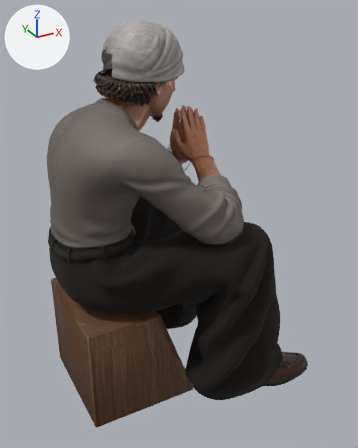
Renders of the glTF model escondite/rainn/rainn-hd.glb from each side of a commit.
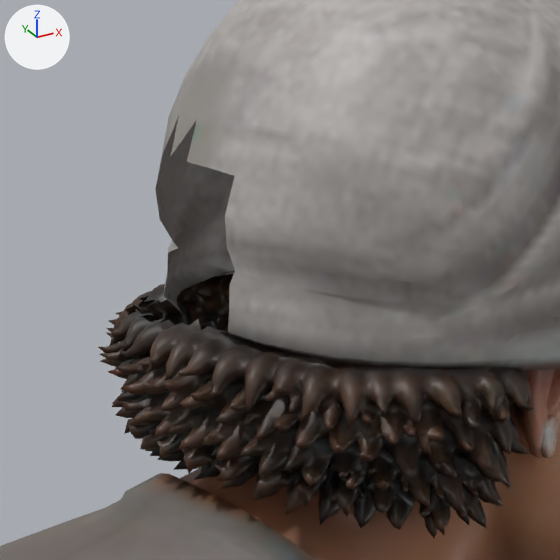
Each version appears first whole from a camera (50 mm lens) standing at (-0.608, -1.151, 0.53) and looking at (0.012, -0.024, -0.034), and next in a close-up on the part from 22% to 45% of the width and 6% to 25% of the height. Lighting does not change. The marker at upper left points along +X, +Y and +Z. The older version's two pictures come first. Vertices at exactly the same position are counted once.

The first close-up shows 'tripo_node_0b8e54e6-2f62-42b4-92bb-c7bdb789cdf8'.
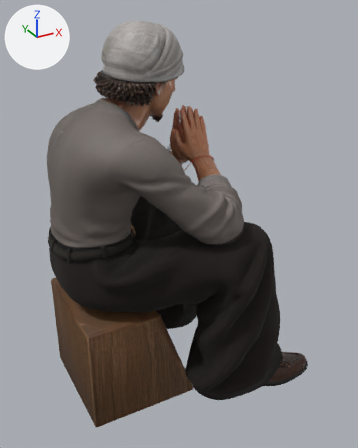
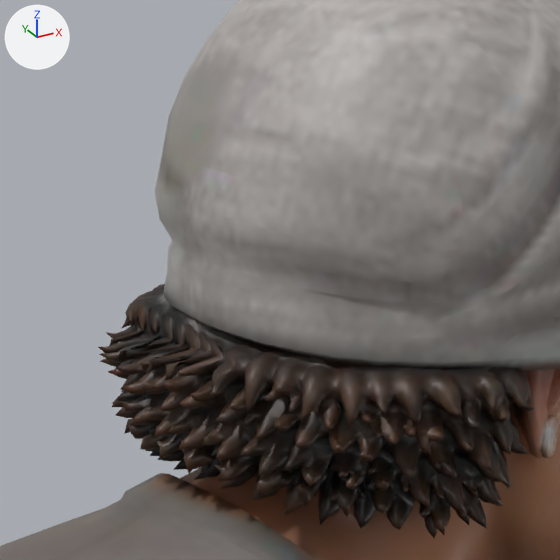
Boxes (x1, y1, x2, y2) around the edits, measured in the close-ups (560 x 560 px; the box of a moved part takes in the faces that stretch with it):
part 1 of me_tripo_mesh_0b8e54e6_2f62_42b4_92bb_c7bdb789cdf8, moved or reshaped: before (107, 302, 244, 377); after (111, 116, 244, 377)

The change, as a diff of the scene's bpy script:
```diff
--- a/escondite/rainn/rainn-hd.glb.py
+++ b/escondite/rainn/rainn-hd.glb.py
@@ me_tripo_mesh_0b8e54e6_2f62_42b4_92bb_c7bdb789cdf8 @@
 # used by ob_tripo_node_0b8e54e6_2f62_42b4_92bb_c7bdb789cdf8; location = (0.0, 0.0, 0.0)
-me_tripo_mesh_0b8e54e6_2f62_42b4_92bb_c7bdb789cdf8.from_pydata(...)  # 21808 vertices, 42478 faces; spans x -0.348..0.348, y -0.324..0.324, z -0.5..0.5
+me_tripo_mesh_0b8e54e6_2f62_42b4_92bb_c7bdb789cdf8.from_pydata(...)  # 21843 vertices, 42605 faces; spans x -0.348..0.348, y -0.324..0.324, z -0.5..0.5
+# me_tripo_mesh_0b8e54e6_2f62_42b4_92bb_c7bdb789cdf8 part 1
+# 20 vertices are removed from x -0.184..-0.176, y -0.008..0.049, z 0.379..0.381
+# 43 faces are deleted
+# 19 vertices in x -0.183, y -0.028..0.044, z 0.371..0.38 move by (0.009, 0.0, 0.0)
+# 18 vertices in x -0.184, y -0.038..0.042, z 0.371..0.38 move by (0.01, 0.0, 0.0)
+# 17 vertices in x -0.185, y -0.023..0.04, z 0.37..0.378 move by (0.011, 0.0, 0.0)
+# 13 vertices in x -0.177, y -0.051..0.054, z 0.371..0.379 move by (0.002, 0.0, 0.0)
+# 13 vertices in x -0.18, y -0.051..0.051, z 0.37..0.379 move by (0.005, 0.0, 0.0)
+# 13 vertices in x -0.182, y -0.037..0.051, z 0.371..0.38 move by (0.008, 0.0, 0.0)
+# 105 vertices move from x -0.196..-0.176, y -0.048..0.054, z 0.37..0.38 to x -0.175..-0.173, y -0.048..0.054, z 0.37..0.38
+# 55 vertices are added at x -0.175..-0.172, y -0.025..0.049, z 0.379..0.421
+# 170 new faces join them
 me_tripo_mesh_0b8e54e6_2f62_42b4_92bb_c7bdb789cdf8.materials.append(mat_tripo_material_0b8e54e6_2f62_42b4_92bb_c7bdb789cdf8)
```
